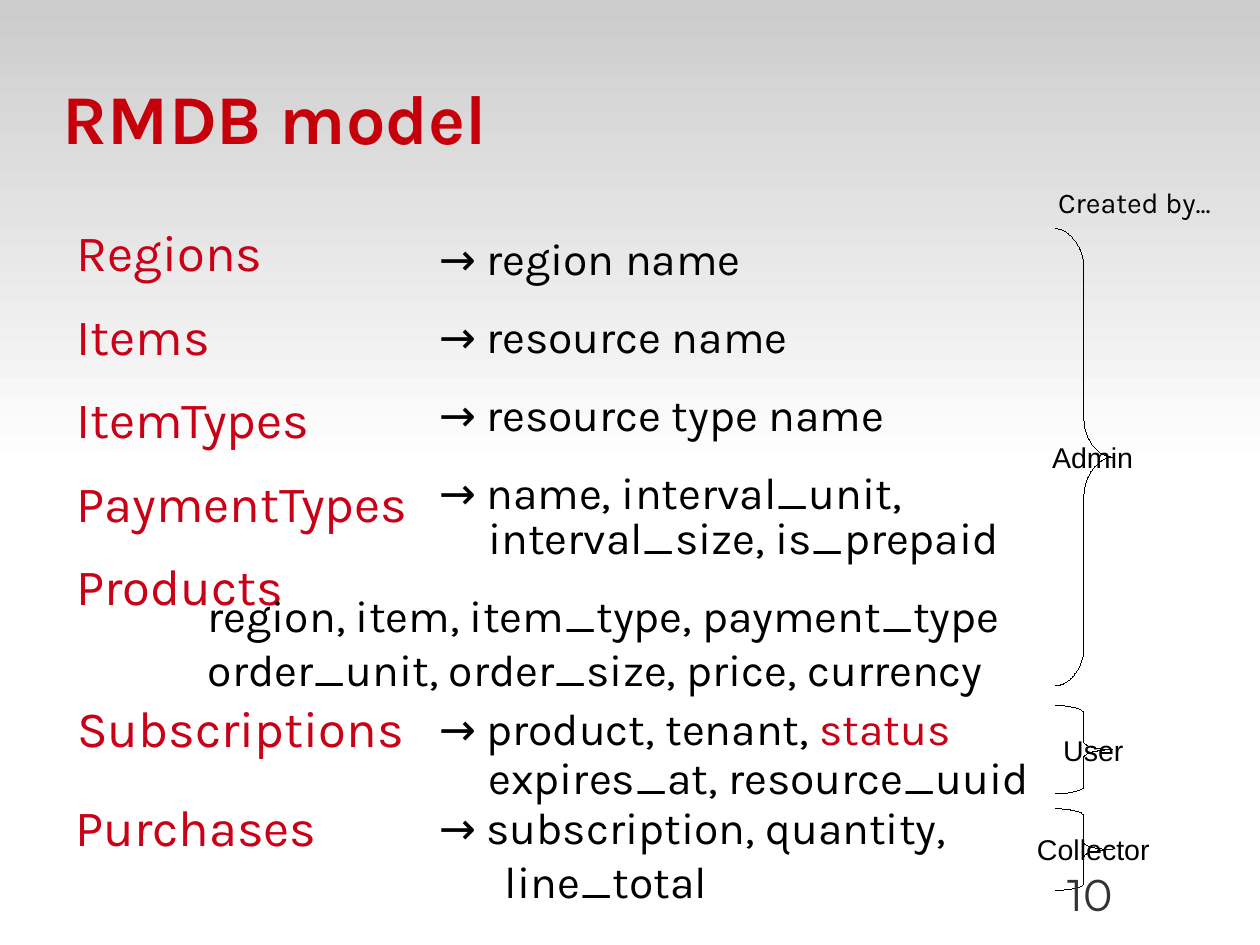
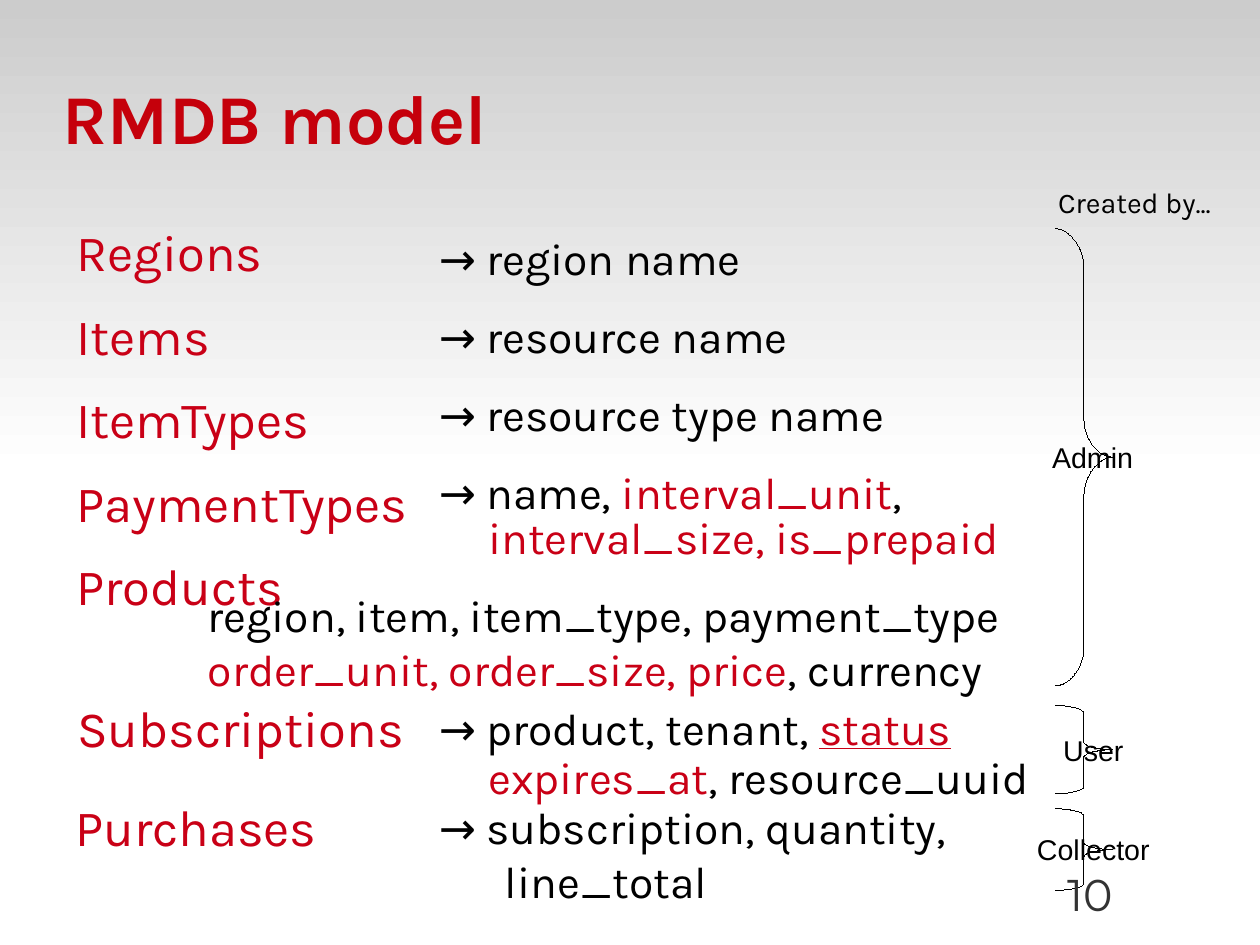
Before and after one commit to zyluo/talk-OSDS-2012, a slide deck: slide 10 of OSDS-2012-SF-dough-LZY.odp. Drawn at 1260x945 pixels with LibreOffice and Linux fonts; fonts in the diff are those of the drawing; background and template pictures are left out. Boxes give left, top, right and bottom in pixels: in the first picture for what was removed or moved away, otherwise in the second. Text is boxed around its words. In the diff, an @@ line names an element or a change of style, - is before the commit and + after.

```diff
--- a/OSDS-2012-SF-dough-LZY.odp
+++ b/OSDS-2012-SF-dough-LZY.odp
@@ text "→ name, interval_unit," at [486,478,902,514]: text colour #000000 to #C90016 in "interval_unit," @@
@@ text "interval_size, is_prepaid" at [488,513,998,565]: text colour #000000 to #C90016 @@
@@ text "order_unit, order_size, price, currency" at [208,655,982,697]: text colour #000000 to #C90016 in "order_unit, order_size, price," @@
@@ text "→ product, tenant, status" at [486,714,950,756]: underline on in "status" @@
@@ text "expires_at, resource_uuid" at [488,754,1028,805]: text colour #000000 to #C90016 in "expires_at," @@
```
Also in this commit, not shown: 9 other slides changed.
